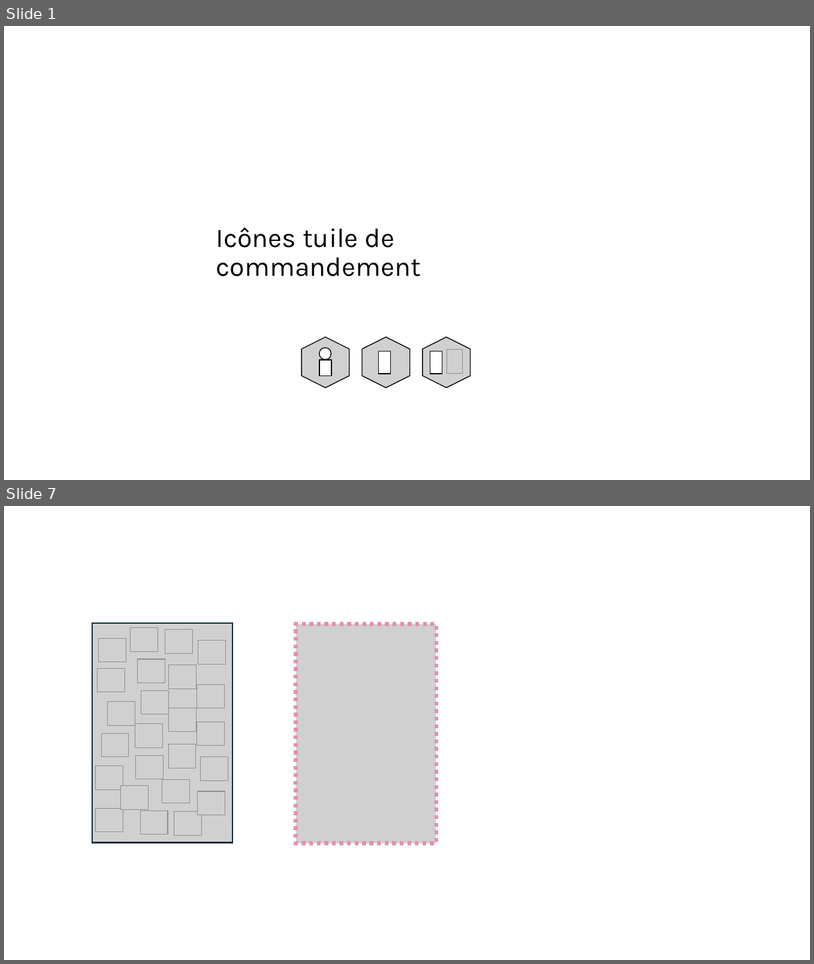
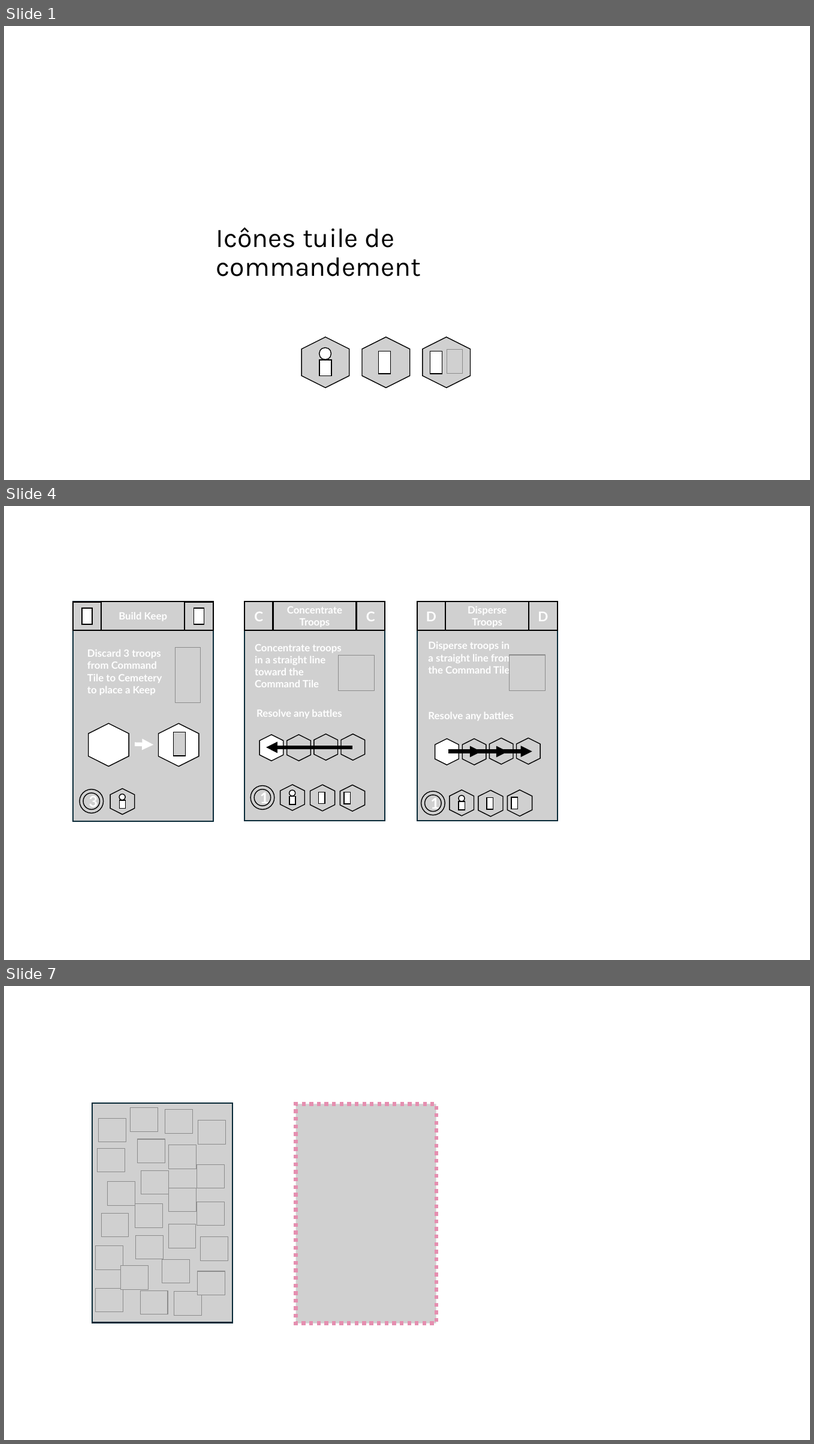
Before and after one commit to LucasBorboleta/Terre-de-Barons, a slide deck: pictures/Deck-en/Deck-en.pptx. Shown one above the other, each under a label of ours: slides 1 and 7 before the commit, slides 1, 4 and 7 after it; the slides between them are not shown. The pictures are 814x964 and 814x1444 pixels, drawn with LibreOffice and Linux fonts; fonts in the diff are those of the drawing; grey boxes stand for pictures; background and template pictures are left out. Boxes give left, top, right and bottom in pixels: in the first picture for what was removed or moved away, otherwise in the second. Text is boxed around its words. In the diff, an @@ line names an element or a change of style, - is before the commit and + after.

```diff
--- a/pictures/Deck-en/Deck-en.pptx
+++ b/pictures/Deck-en/Deck-en.pptx
@@ slide 4 added at (4,506,810,960), background #FFFFFF @@
@@ group added at (73,601,213,820): 8 pictures, 3 rectangles, 2 hexagons, 1 text, 1 arrow, 1 ellipse @@
+Build Keep
+3
+Discard 3 troops from Command Tile to Cemetery to place a Keep
@@ group added at (245,601,385,820): 12 pictures, 3 rectangles, 2 texts, 1 hexagon, 1 arrow, 1 ellipse @@
+Concentrate Troops
+1
+Concentrate troops in a straight line toward the Command Tile
+Resolve any battles
+C
+C
@@ group added at (417,601,558,820): 12 pictures, 3 arrows, 3 rectangles, 2 texts, 1 hexagon, 1 ellipse @@
+Disperse Troops
+Disperse troops in a straight line from the Command Tile
+1
+Resolve any battles
+D
+D
```
Also in this commit, not shown: 3 slides changed, 1 other slide added, 2 slides removed, 6 other files.
